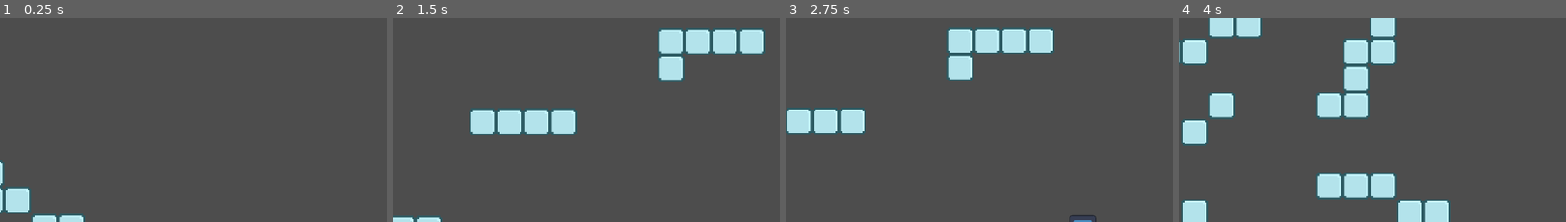
Above: before the commit, frames 1-4 (left to right).
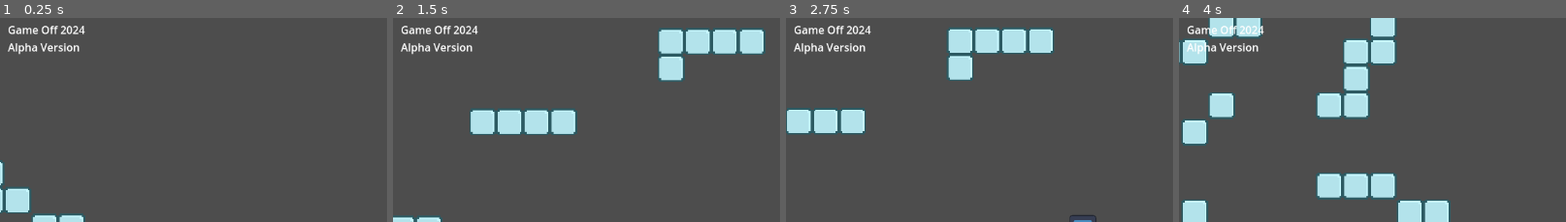
Above: after the commit, the same moments.

Repository: ivfreire/gameoff_2024
Game: Godot game, scene res://Scenes/Debug.tscn
Same seed, same stepped clock (60 frames per second), same inputs: the game is played once before the commit and once after it. The engine's default icon, where the game draws it, is replaced by a stand-in: a white triangle on a blue panel in a dark square.
Inputs:
- Up to frame 1 (0.25 s): no input
- Up to frame 2 (1.5 s): hold D (move_right) from 0.53 s (still down); tap Space (jump) at 0.77 s
- Up to frame 3 (2.75 s): tap Space (jump) at 1.52 s; release D (move_right) at 2.03 s; hold A (move_left) from 2.03 s (still down)
- Up to frame 4 (4 s): release A (move_left) at 2.78 s; hold D (move_right) from 2.78 s (still down); tap Space (jump) at 3.02, 3.77 s
The pictures show only the part of the screen within x 0-50%, y 2-52%; the shares and areas given below are measured in that part.

The runs differ from the first frame. In frame 1, 0.9% of the frame differs, in the area x 2-23%, y 3-19%; in frame 2, 0.9%; in frame 3, 0.9%; in frame 4, 0.8%.

Commit message:
:zap: hud

Diff:
--- a/Scenes/Debug.tscn
+++ b/Scenes/Debug.tscn
@@ -30,3 +30,19 @@
 [node name="Blocks" type="TileMapLayer" parent="World"]
 tile_map_data = PackedByteArray("AAD5////AAAAAAAAAAD5/wAAAAAAAAAAAAD5/wEAAAAAAAAAAAD5/wIAAAAAAAAAAAD5/wMAAAAAAAAAAAD5/w …(3728 unchanged characters)…
 tile_set = SubResource("TileSet_27gw7")
+
+[node name="HUD" type="Control" parent="."]
+layout_mode = 3
+anchors_preset = 0
+offset_right = 40.0
+offset_bottom = 40.0
+
+[node name="CanvasLayer" type="CanvasLayer" parent="HUD"]
+
+[node name="Label" type="Label" parent="HUD/CanvasLayer"]
+offset_left = 16.0
+offset_top = 16.0
+offset_right = 131.0
+offset_bottom = 65.0
+text = "Game Off 2024
+Alpha Version"
--- /dev/null
+++ b/Scenes/HUD.tscn
@@ -0,0 +1,16 @@
+[gd_scene format=3 uid="uid://c1awd602m57ie"]
+
+[node name="HUD" type="Control"]
+layout_mode = 3
+anchors_preset = 15
+anchor_right = 1.0
+anchor_bottom = 1.0
+grow_horizontal = 2
+grow_vertical = 2
+
+[node name="Label" type="Label" parent="."]
+layout_mode = 0
+offset_right = 40.0
+offset_bottom = 23.0
+text = "Game Off 2024
+Alpha Version"
